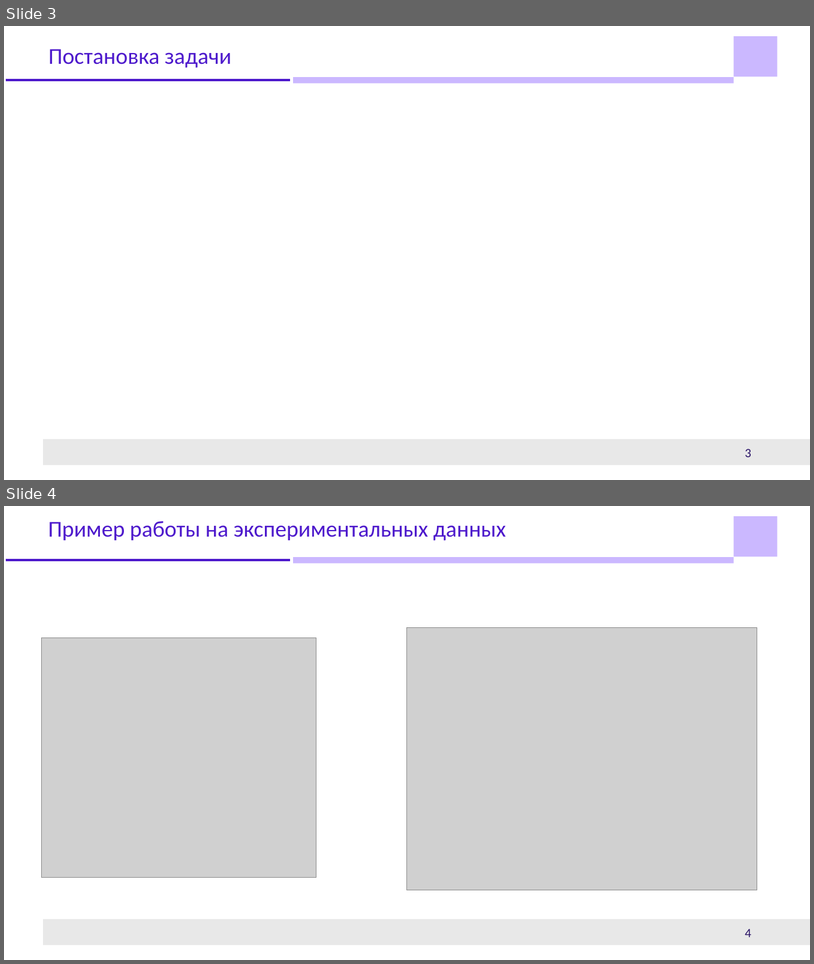
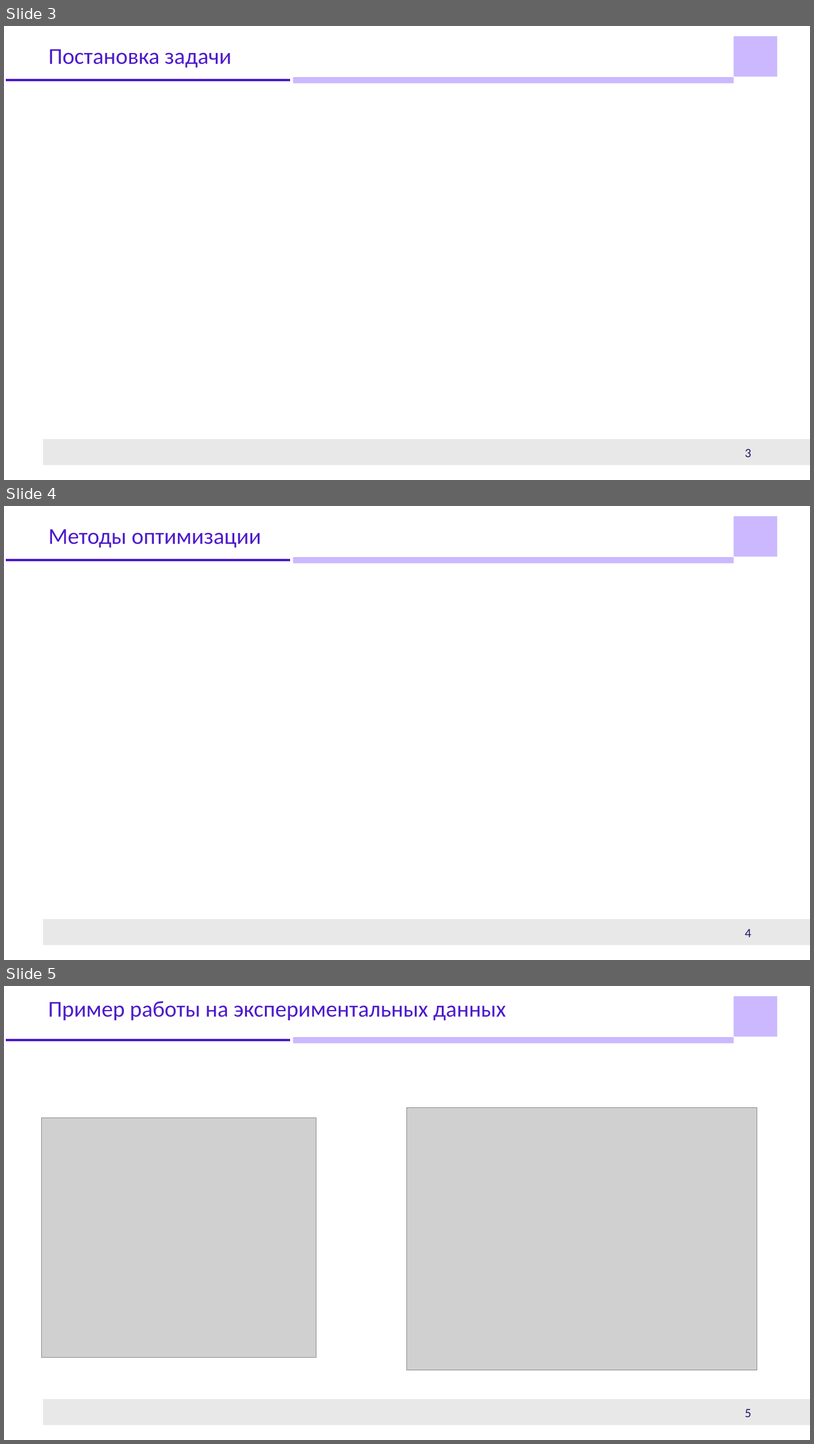
Before and after one commit to Mis-prog/kursovai_5sem, a slide deck: doc/presentation.pptx. Shown one above the other, each under a label of ours: slides 3 and 4 before the commit, slides 3, 4 and 5 after it. The pictures are 814x964 and 814x1444 pixels, drawn with LibreOffice and Linux fonts; fonts in the diff are those of the drawing; grey boxes stand for pictures; background and template pictures are left out. Boxes give left, top, right and bottom in pixels: in the first picture for what was removed or moved away, otherwise in the second. Text is boxed around its words. In the diff, an @@ line names an element or a change of style, - is before the commit and + after.

```diff
--- a/doc/presentation.pptx
+++ b/doc/presentation.pptx
@@ slide 4 added at <box>4,506,810,960</box>, background #FFFFFF; not listed: 4 template elements that a slide beside it also shows @@
@@ title added at <box>48,529,261,548</box>, 29.8 pt, text #4D19CC @@
+Методы оптимизации
@@ page number added at <box>745,928,752,937</box>, 16.5 pt, text #2A1468 @@
+4
@@ what was slide 4 is now slide 5 @@
@@ page number at <box>745,1408,752,1417</box>: text changed @@
-4
+5
```
Also in this commit, not shown: 4 slides changed, 2 other files.
